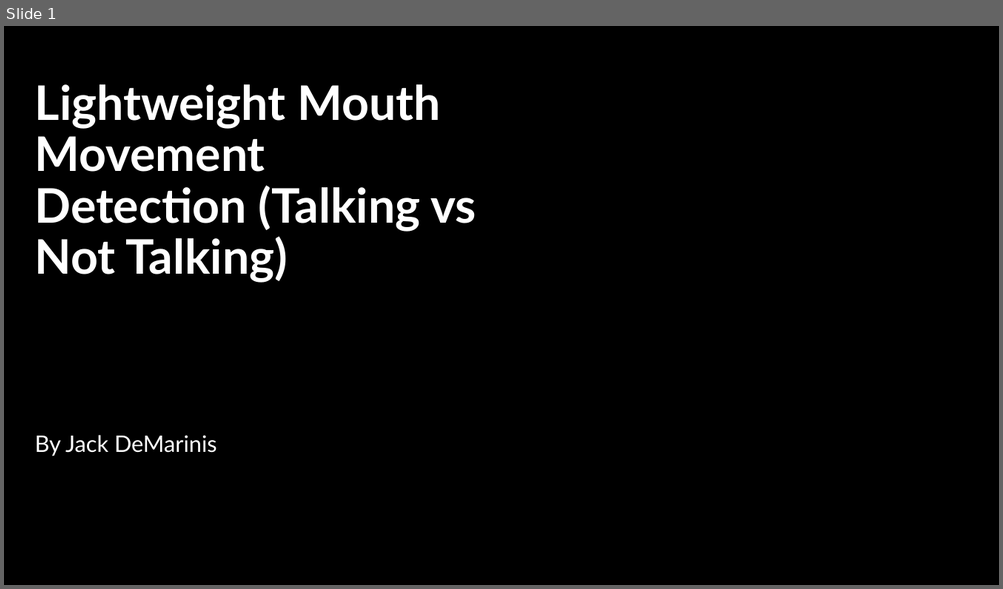
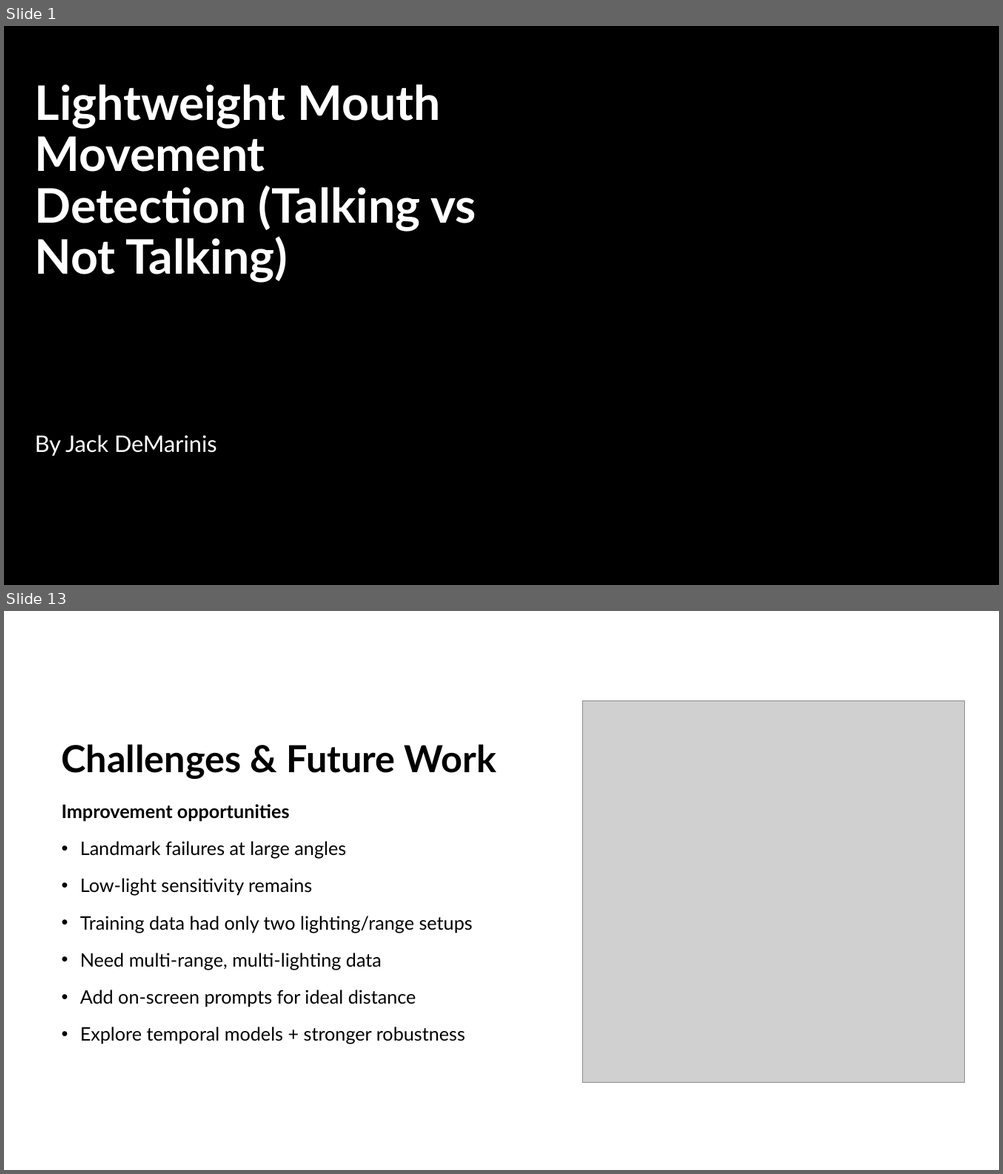
Before and after one commit to jackdemarinis/mouthMovementDetection, a slide deck: Lightweight Mouth Movement Detection (Talking vs Not.pptx. Shown one above the other, each under a label of ours: slide 1 before the commit, slides 1 and 13 after it; the slides between them are not shown. The pictures are 1003x589 and 1003x1174 pixels, drawn with LibreOffice and Linux fonts; fonts in the diff are those of the drawing; grey boxes stand for pictures; background and template pictures are left out. Boxes give left, top, right and bottom in pixels: in the first picture for what was removed or moved away, otherwise in the second. Text is boxed around its words. In the diff, an @@ line names an element or a change of style, - is before the commit and + after.

```diff
--- a/Lightweight Mouth Movement Detection (Talking vs Not.pptx
+++ b/Lightweight Mouth Movement Detection (Talking vs Not.pptx
@@ slide 13 added at (4,611,999,1170), background #FFFFFF @@
@@ picture added at (583,701,965,1083) @@
@@ title added at (62,744,496,779), 36 pt, text #000000, bold @@
+Challenges & Future Work
@@ text added at (62,804,472,1045), 18 pt, text #000000 @@
+Improvement opportunities
+• Landmark failures at large angles
+• Low-light sensitivity remains
+• Training data had only two lighting/range setups
+• Need multi-range, multi-lighting data
+• Add on-screen prompts for ideal distance
+• Explore temporal models + stronger robustness
```
Also in this commit, not shown: 12 other slides added, 9 slides removed, 1 other file.
